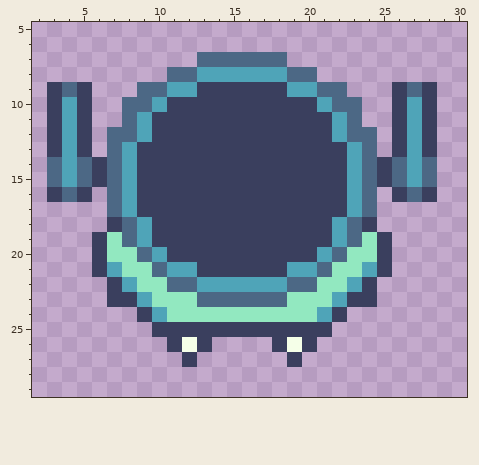
Two states of a pixel-art sprite, assets/player2.png. This is how it looked before the edit.
The file is 32x32 pixels. Shown: x 2..30, y 5..29.
And afterwards:
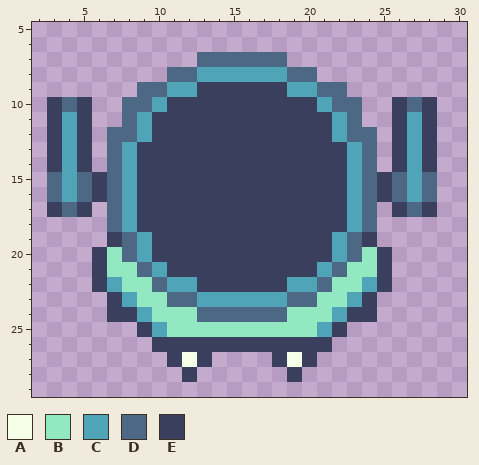
Palette (. is transparent): A #f5ffe8  B #92e8c0  C #4fa4b8  D #4c6885  E #3a3f5e
The exact change:
@@ x 2..30 @@
  8 .........DDCCCCCCDD..........
- 9 .EDE...DDCCEEEEEECCDD...EDE..
-10 .ECE..DDCEEEEEEEEEECDD..ECE..
+ 9 .......DDCCEEEEEECCDD........
+10 .EDE..DDCEEEEEEEEEECDD..EDE..
 11 .ECE..DCEEEEEEEEEEEECD..ECE..
@@ x 2..30 @@
 13 .ECE.DCEEEEEEEEEEEEEECD.ECE..
-14 .DCDEDCEEEEEEEEEEEEEECDEDCD..
+14 .ECE.DCEEEEEEEEEEEEEECD.ECE..
 15 .DCDEDCEEEEEEEEEEEEEECDEDCD..
-16 .EDE.DCEEEEEEEEEEEEEECD.EDE..
-17 .....DCEEEEEEEEEEEEEECD......
-18 .....EDCEEEEEEEEEEEECDE......
-19 ....EBDCEEEEEEEEEEEECDBE.....
-20 ....EBBDCEEEEEEEEEECDBBE.....
-21 ....ECBBDCCEEEEEECCDBBCE.....
-22 .....ECBBDDCCCCCCDDBBCE......
-23 .....EECBBBDDDDDDBBBCEE......
-24 .......ECBBBBBBBBBBCE........
-25 ........EEEEEEEEEEEE.........
-26 .........EAE....EAE..........
-27 ..........E......E...........
-28 .............................
+16 .DCDEDCEEEEEEEEEEEEEECDEDCD..
+17 .EDE.DCEEEEEEEEEEEEEECD.EDE..
+18 .....DCEEEEEEEEEEEEEECD......
+19 .....EDCEEEEEEEEEEEECDE......
+20 ....EBDCEEEEEEEEEEEECDBE.....
+21 ....EBBDCEEEEEEEEEECDBBE.....
+22 ....ECBBDCCEEEEEECCDBBCE.....
+23 .....ECBBDDCCCCCCDDBBCE......
+24 .....EECBBBDDDDDDBBBCEE......
+25 .......ECBBBBBBBBBBCE........
+26 ........EEEEEEEEEEEE.........
+27 .........EAE....EAE..........
+28 ..........E......E...........
 29 .............................
Boxes around the changes in both pictures, in picture pixels (x1, y1, x2, y2):
changed: (47, 82, 92, 112)
changed: (392, 82, 437, 112)
changed: (47, 157, 437, 382)
